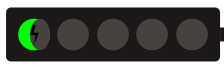
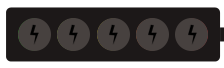
Revision of a layered 224px x 68px image; what changed, layer by layer:
added layer "blitz5" in group "graphic" over [188, 24, 197, 45]
added layer "blitz4" in group "graphic" over [148, 24, 157, 45]
added layer "blitz3" in group "graphic" over [109, 24, 118, 45]
added layer "blitz2" in group "graphic" over [69, 24, 78, 45]
added layer "grayBackground4" in group "graphic" over [175, 18, 208, 51]
painted on "red" over [176, 18, 208, 51]
added layer "grayBackground3" in group "graphic" over [136, 18, 169, 51]
painted on "orange" over [136, 18, 168, 51]
renamed "Rectangle 1" to "grayBackground2", moved it above "yellow", painted on it over [97, 18, 130, 51]
painted on "yellow" over [97, 18, 129, 51]
added layer "grayBackground1" in group "graphic" over [57, 18, 90, 51]
painted on "lightGreen" over [57, 18, 89, 51]
painted on "grayBackground" over [18, 18, 51, 51]
